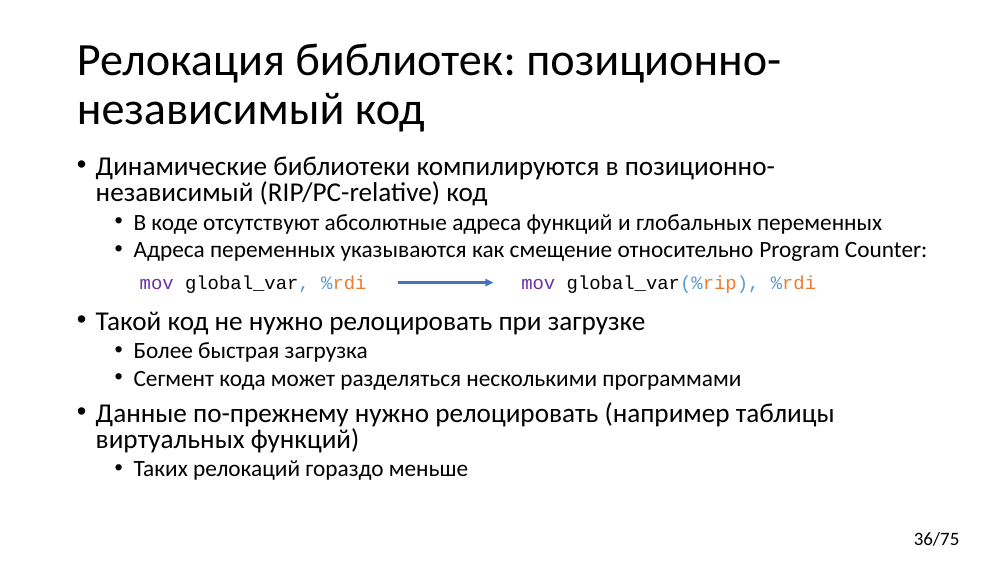
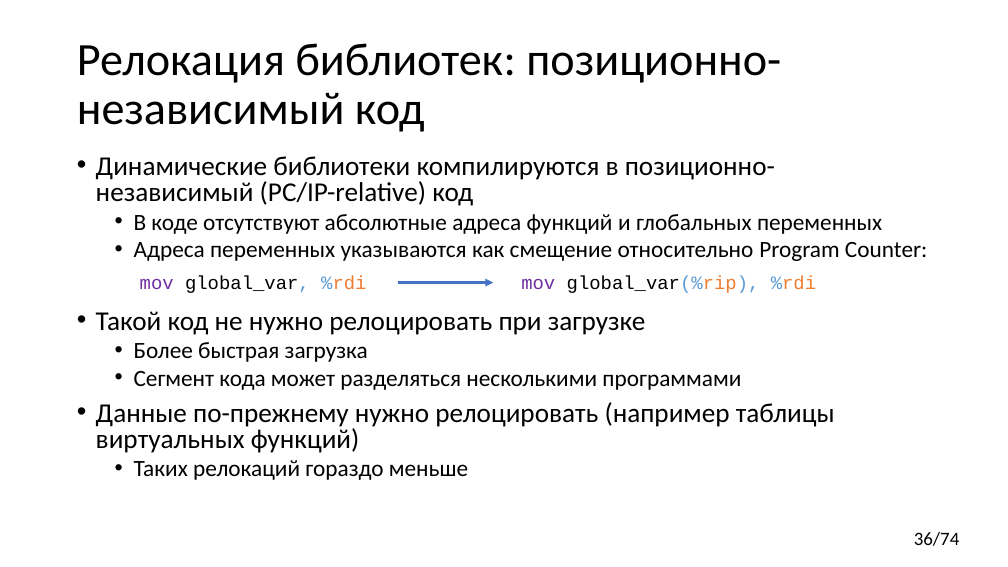
Before and after one commit to yugr/CppRussia, a slide deck: slide 36 of 2024/RU.pptx. Drawn at 1008x567 pixels with LibreOffice and Linux fonts; fonts in the diff are those of the drawing. Boxes give left, top, right and bottom in pixels: in the first picture for what was removed or moved away, otherwise in the second. Text is boxed around its words. In the diff, an @@ line names an element or a change of style, - is before the commit and + after.

```diff
--- a/2024/RU.pptx
+++ b/2024/RU.pptx
@@ text at bbox=[96, 156, 775, 206]: text changed @@
-• Динамические библиотеки компилируются в позиционно-независимый (RIP/PC-relative) код
+• Динамические библиотеки компилируются в позиционно-независимый (PC/IP-relative) код
@@ page number at bbox=[914, 532, 960, 546]: text changed @@
-36/75
+36/74
```
Also in this commit, not shown: 5 other slides changed.
